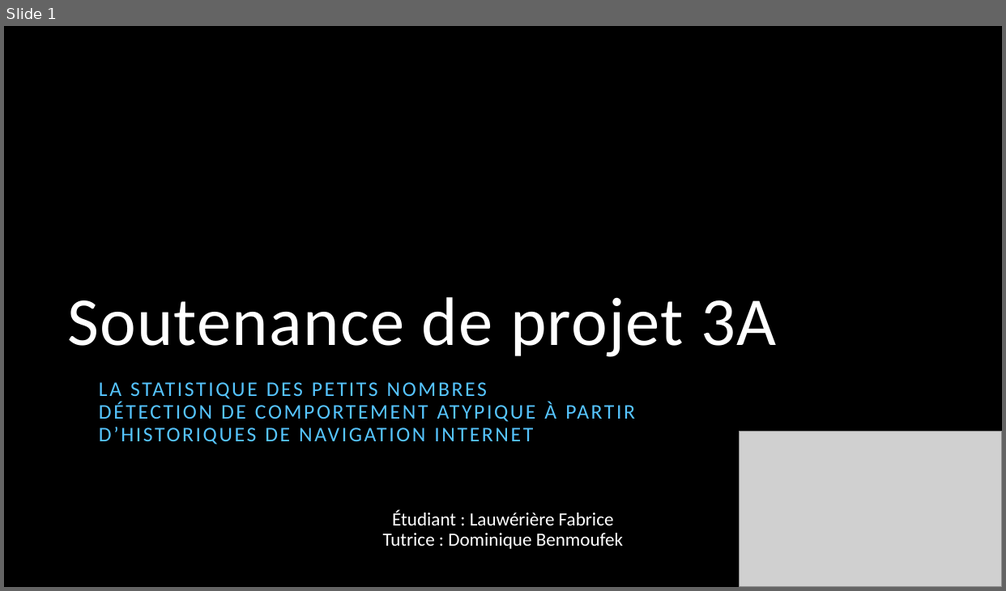
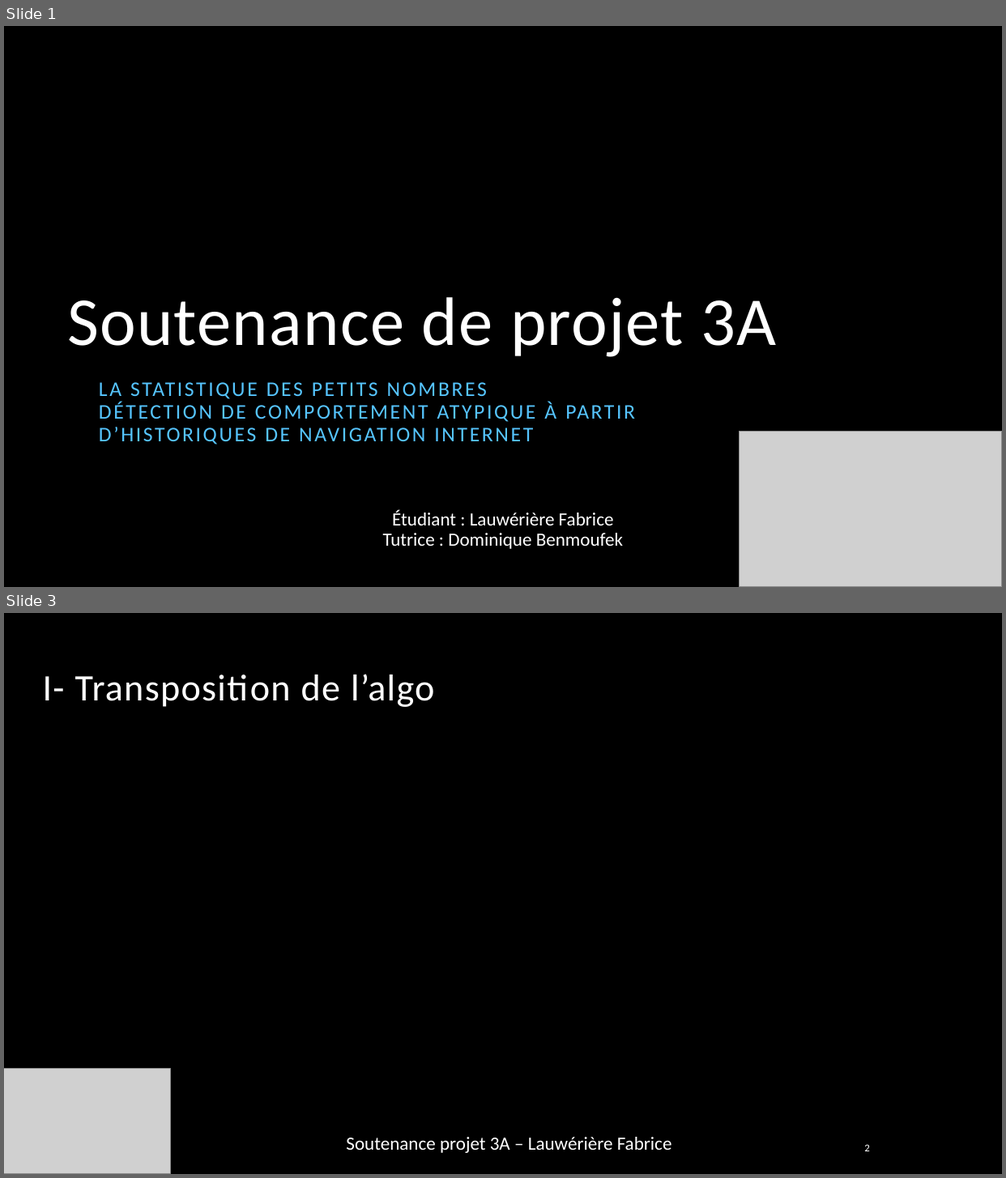
Before and after one commit to fabrice-lauweriere/projet3a-AtypicDetection, a slide deck: Documents/soutenance/soutenanceProjet3A.pptx. Shown one above the other, each under a label of ours: slide 1 before the commit, slides 1 and 3 after it; the slides between them are not shown. The pictures are 1006x591 and 1006x1178 pixels, drawn with LibreOffice and Linux fonts; fonts in the diff are those of the drawing; grey boxes stand for pictures; background and template pictures are left out. Boxes give left, top, right and bottom in pixels: in the first picture for what was removed or moved away, otherwise in the second. Text is boxed around its words. In the diff, an @@ line names an element or a change of style, - is before the commit and + after.

```diff
--- a/Documents/soutenance/soutenanceProjet3A.pptx
+++ b/Documents/soutenance/soutenanceProjet3A.pptx
@@ slide 3 added at (4,613,1002,1174), background picture (left out) @@
@@ title added at (43,674,434,707), 36 pt, text #FFFFFF @@
+I- Transposition de l’algo
@@ picture added at (4,1068,170,1174) @@
@@ text added at (346,1137,672,1153), 18 pt, text #FFFFFF @@
+Soutenance projet 3A – Lauwérière Fabrice
@@ page number added at (864,1144,869,1152), 10 pt, text #FFFFFF @@
+2
```
Also in this commit, not shown: 6 other slides added, 17 other files.
